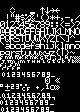
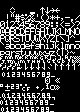
The second 80 × 112 image is a revision of the first. Changes to its layers:
painted on "Background" over [20, 63, 80, 70]
